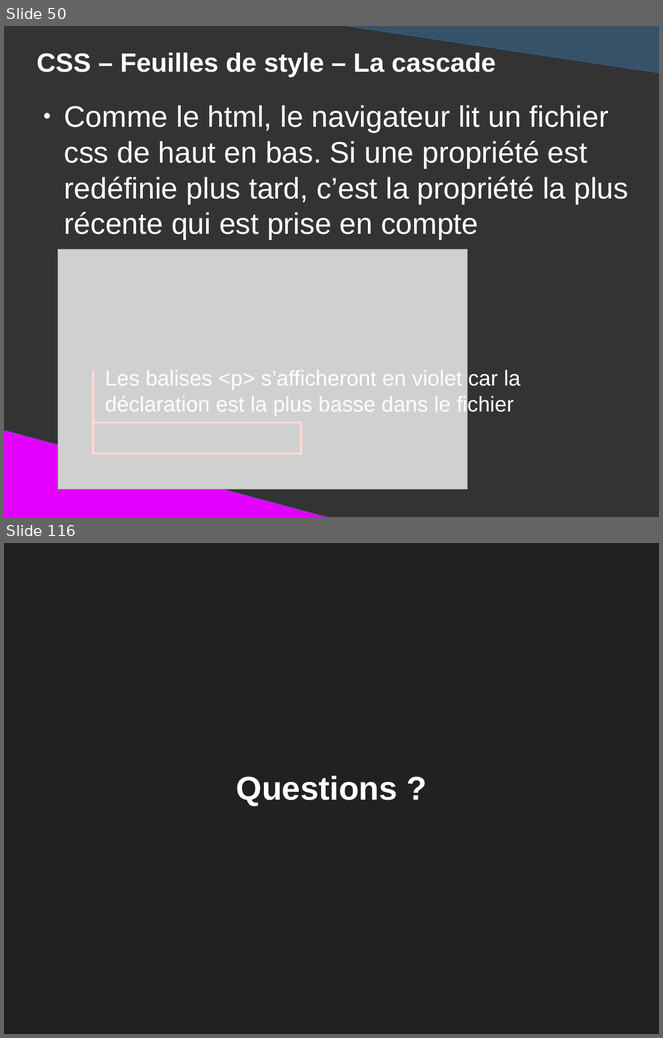
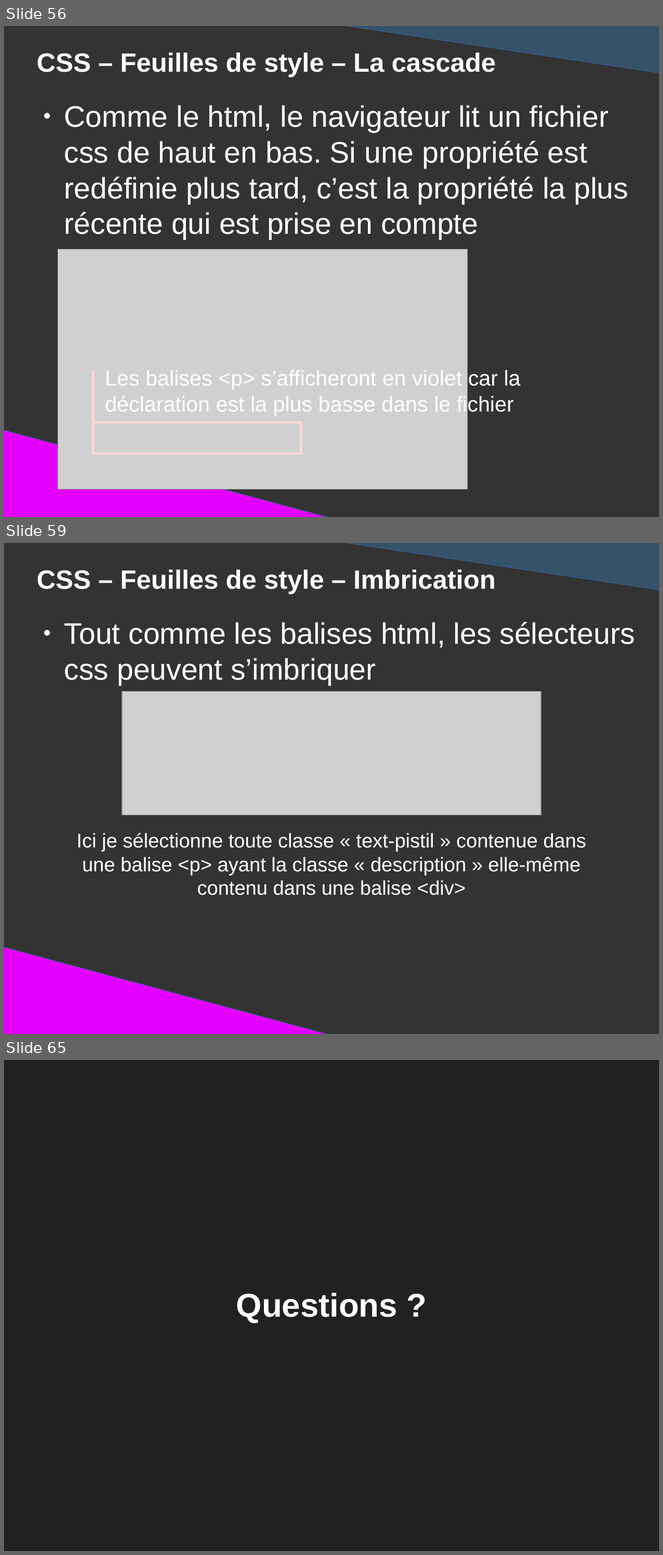
Before and after one commit to DanYellow/presentations, a slide deck: mmi/html/presentation.odp. Shown one above the other, each under a label of ours: slides 50 and 116 before the commit, slides 56, 59 and 65 after it; the slides between them are not shown. The pictures are 663x1038 and 663x1555 pixels, drawn with LibreOffice and Linux fonts; fonts in the diff are those of the drawing; grey boxes stand for pictures. Boxes give left, top, right and bottom in pixels: in the first picture for what was removed or moved away, otherwise in the second. Text is boxed around its words. In the diff, an @@ line names an element or a change of style, - is before the commit and + after.

Commit message:
Add slides for css' selectors in mmi's html class

```diff
--- a/mmi/html/presentation.odp
+++ b/mmi/html/presentation.odp
@@ slide 59 added at [4, 543, 659, 1034], background #333333 @@
@@ right triangle added at [324, 543, 659, 590], fill #355269, outline #3465A4 0 pt @@
@@ title added at [37, 570, 496, 594], 32 pt, text #FFFFFF, bold @@
+CSS – Feuilles de style – Imbrication
@@ text added at [64, 622, 635, 685], 36 pt, text #FFFFFF @@
+● Tout comme les balises html, les sélecteurs css peuvent s’imbriquer
@@ picture added at [123, 692, 542, 815] @@
@@ title added at [77, 833, 586, 896], 24 pt, text #FFFFFF @@
+Ici je sélectionne toute classe « text-pistil » contenue dans une balise <p> ayant la classe « description » elle-même contenu dans une balise <div>
@@ right triangle added at [4, 947, 343, 1034], fill #E400FF, outline #3465A4 0 pt @@
@@ what was slide 50 is now slide 56 @@
@@ what was slide 116 is now slide 65 @@
```
Also in this commit, not shown: 5 slides changed, 12 other slides added, 64 slides removed, 11 other files.
